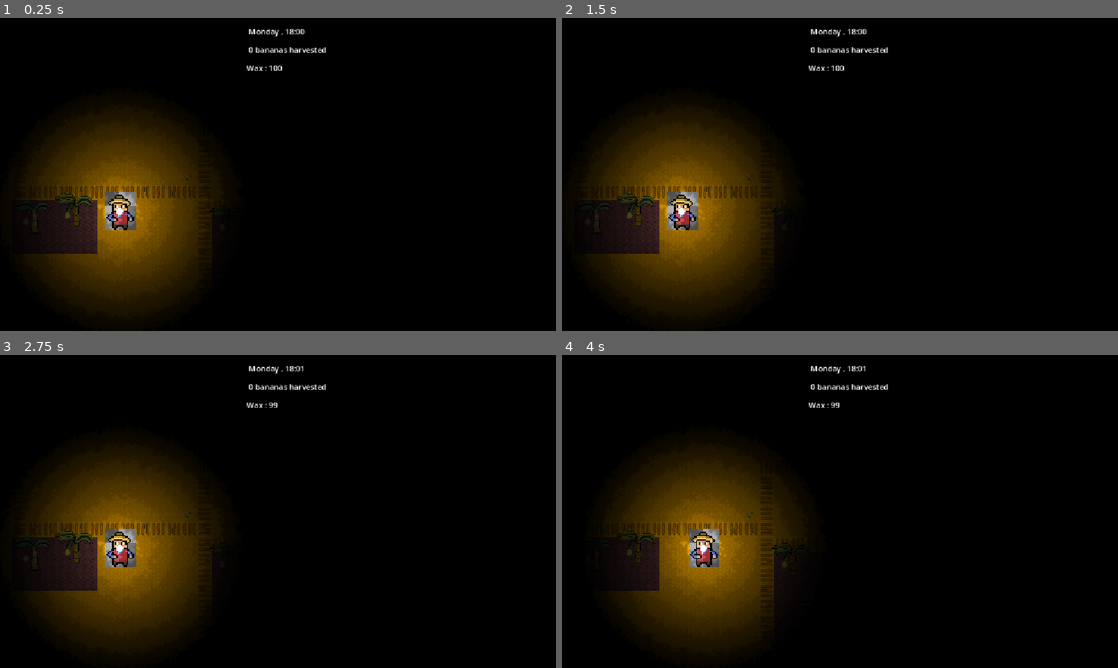
Above: before the commit, frames 1-4 (two rows, left to right).
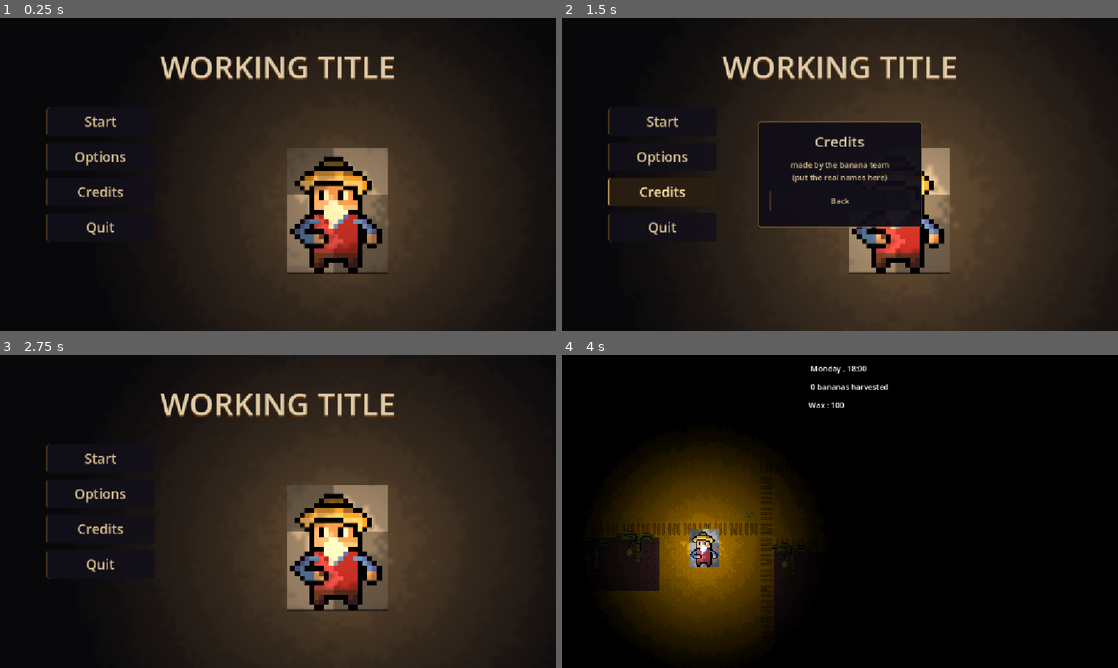
Above: after the commit, the same moments.

Repository: agoy184/BananaFarmMonkeyGhost
Game: Godot game, scene res://scenes/main_menu.tscn
The game is run twice, just before and just after one commit, with the same random seed, the same clock (stepped at 60 frames per second) and the same inputs. Before the commit the project starts from res://scenes/root.tscn.
Inputs (mouse positions are in pixels of both pictures, inside the frame that each line leads up to):
- Up to frame 1 (0.25 s): no input
- Up to frame 2 (1.5 s): click (662, 155) at 0.5 s, where only the run after the commit has a clickable "Options"; click (662, 193) at 1.25 s, where only the run after the commit has a clickable "Credits"
- Up to frame 3 (2.75 s): click (278, 536) at 2 s, where only the run after the commit has a clickable "Back"
- Up to frame 4 (4 s): click (662, 458) at 2.75 s, where only the run after the commit has a clickable "Start"; tap Enter at 3.5 s; hold Right (ui_right) from 3.53 s (still down); hold E (Interact) from 3.53 s (still down)

The runs differ from the first frame. In frame 1, 63% of the frame differs, in the area x 5-97%, y 0-100%; in frame 2, 71%, in the area x 5-100%, y 0-100%; in frame 3, 70%; in frame 4, less than 0.1%.

Commit message:
Add main menu

Diff:
--- a/project.godot
+++ b/project.godot
@@ -11,7 +11,7 @@
 [application]
 
 config/name="Banana_Project"
-run/main_scene="res://scenes/root.tscn"
+run/main_scene="res://scenes/main_menu.tscn"
 config/features=PackedStringArray("4.7", "Forward Plus")
 config/icon="res://icon.svg"
 
--- /dev/null
+++ b/scenes/main_menu.tscn
@@ -0,0 +1,294 @@
+[gd_scene format=3 uid="uid://cinrkheqcwqne"]
+
+[ext_resource type="Script" uid="uid://cu53k46jwtcjl" path="res://scripts/main_menu.gd" id="1_menu"]
+[ext_resource type="Script" uid="uid://bku5l5uauih2l" path="res://scripts/candle_flicker.gd" id="2_flick"]
+[ext_resource type="Script" uid="uid://doti6kgeef33k" path="res://scripts/ghost_cameo.gd" id="3_cameo"]
+[ext_resource type="Texture2D" uid="uid://chf8ekj540ytj" path="res://assets/temp/oldman.png" id="4_old"]
+[ext_resource type="Texture2D" uid="uid://bkyeokjr6yeau" path="res://assets/temp/monkey.png" id="5_monk"]
+[ext_resource type="Texture2D" uid="uid://xrifil2nx82a" path="res://assets/temp/light_texture_asset.png" id="6_light"]
+
+[sub_resource type="StyleBoxFlat" id="StyleBoxFlat_btn_normal"]
+content_margin_left = 18.0
+content_margin_top = 10.0
+content_margin_right = 18.0
+content_margin_bottom = 10.0
+bg_color = Color(0.07, 0.06, 0.1, 0.85)
+border_width_left = 2
+border_color = Color(0.55, 0.42, 0.2, 0.6)
+corner_radius_top_left = 4
+corner_radius_top_right = 4
+corner_radius_bottom_right = 4
+corner_radius_bottom_left = 4
+
+[sub_resource type="StyleBoxFlat" id="StyleBoxFlat_btn_pressed"]
+content_margin_left = 18.0
+content_margin_top = 10.0
+content_margin_right = 18.0
+content_margin_bottom = 10.0
+bg_color = Color(0.04, 0.03, 0.06, 0.95)
+border_width_left = 2
+border_color = Color(0.55, 0.42, 0.2, 0.6)
+corner_radius_top_left = 4
+corner_radius_top_right = 4
+corner_radius_bottom_right = 4
+corner_radius_bottom_left = 4
+
+[sub_resource type="StyleBoxFlat" id="StyleBoxFlat_btn_hover"]
+content_margin_left = 18.0
+content_margin_top = 10.0
+content_margin_right = 18.0
+content_margin_bottom = 10.0
+bg_color = Color(0.17, 0.12, 0.07, 0.9)
+border_width_left = 2
+border_color = Color(1, 0.82, 0.45, 0.9)
+corner_radius_top_left = 4
+corner_radius_top_right = 4
+corner_radius_bottom_right = 4
+corner_radius_bottom_left = 4
+
+[sub_resource type="StyleBoxFlat" id="StyleBoxFlat_panel"]
+content_margin_left = 24.0
+content_margin_top = 20.0
+content_margin_right = 24.0
+content_margin_bottom = 20.0
+bg_color = Color(0.06, 0.05, 0.09, 0.95)
+border_width_left = 2
+border_width_top = 2
+border_width_right = 2
+border_width_bottom = 2
+border_color = Color(0.55, 0.42, 0.2, 0.7)
+corner_radius_top_left = 6
+corner_radius_top_right = 6
+corner_radius_bottom_right = 6
+corner_radius_bottom_left = 6
+
+[node name="MainMenu" type="Node2D" unique_id=1733746398 node_paths=PackedStringArray("options_panel", "credits_panel")]
+script = ExtResource("1_menu")
+options_panel = NodePath("UI/Control/OptionsPanel")
+credits_panel = NodePath("UI/Control/CreditsPanel")
+
+[node name="CanvasModulate" type="CanvasModulate" parent="." unique_id=1735246114]
+color = Color(0.08, 0.08, 0.13, 1)
+
+[node name="Backdrop" type="ColorRect" parent="." unique_id=1141641402]
+offset_left = -600.0
+offset_top = -400.0
+offset_right = 1800.0
+offset_bottom = 1100.0
+color = Color(0.42, 0.38, 0.32, 1)
+
+[node name="Rancher" type="Sprite2D" parent="." unique_id=1725244493]
+position = Vector2(700, 400)
+texture = ExtResource("4_old")
+
+[node name="Candle" type="PointLight2D" parent="Rancher" unique_id=451230016]
+position = Vector2(14, -8)
+color = Color(1, 0.82, 0.55, 1)
+energy = 1.2
+texture = ExtResource("6_light")
+texture_scale = 10.0
+
+[node name="Ghost" type="Sprite2D" parent="." unique_id=1951418800]
+modulate = Color(0.55, 0.62, 0.85, 0)
+position = Vector2(950, 300)
+texture = ExtResource("5_monk")
+
+[node name="FlickerManager" type="Node" parent="." unique_id=1115368553 node_paths=PackedStringArray("candle")]
+script = ExtResource("2_flick")
+candle = NodePath("../Rancher/Candle")
+
+[node name="GhostManager" type="Node" parent="." unique_id=1622116708 node_paths=PackedStringArray("ghost")]
+script = ExtResource("3_cameo")
+ghost = NodePath("../Ghost")
+
+[node name="UI" type="CanvasLayer" parent="." unique_id=52343790]
+
+[node name="Control" type="Control" parent="UI" unique_id=2086565983]
+layout_mode = 3
+anchors_preset = 15
+anchor_right = 1.0
+anchor_bottom = 1.0
+grow_horizontal = 2
+grow_vertical = 2
+
+[node name="TitleLabel" type="Label" parent="UI/Control" unique_id=1265442310]
+layout_mode = 1
+anchors_preset = 10
+anchor_right = 1.0
+offset_top = 56.0
+offset_bottom = 140.0
+grow_horizontal = 2
+theme_override_colors/font_color = Color(0.87, 0.8, 0.66, 1)
+theme_override_colors/font_shadow_color = Color(0.4, 0.2, 0.05, 0.5)
+theme_override_constants/shadow_offset_x = 0
+theme_override_constants/shadow_offset_y = 4
+theme_override_font_sizes/font_size = 64
+text = "WORKING TITLE"
+horizontal_alignment = 1
+
+[node name="Buttons" type="VBoxContainer" parent="UI/Control" unique_id=1331707437]
+layout_mode = 1
+anchors_preset = 4
+anchor_top = 0.5
+anchor_bottom = 0.5
+offset_left = 96.0
+offset_top = -130.0
+offset_right = 320.0
+offset_bottom = 130.0
+grow_vertical = 2
+theme_override_constants/separation = 14
+
+[node name="StartButton" type="Button" parent="UI/Control/Buttons" unique_id=556208138]
+layout_mode = 2
+theme_override_colors/font_color = Color(0.85, 0.75, 0.55, 1)
+theme_override_colors/font_pressed_color = Color(0.7, 0.6, 0.4, 1)
+theme_override_colors/font_hover_color = Color(1, 0.9, 0.65, 1)
+theme_override_font_sizes/font_size = 28
+theme_override_styles/normal = SubResource("StyleBoxFlat_btn_normal")
+theme_override_styles/pressed = SubResource("StyleBoxFlat_btn_pressed")
+theme_override_styles/hover = SubResource("StyleBoxFlat_btn_hover")
+text = "Start"
+
+[node name="OptionsButton" type="Button" parent="UI/Control/Buttons" unique_id=1920630886]
+layout_mode = 2
+theme_override_colors/font_color = Color(0.85, 0.75, 0.55, 1)
+theme_override_colors/font_pressed_color = Color(0.7, 0.6, 0.4, 1)
+theme_override_colors/font_hover_color = Color(1, 0.9, 0.65, 1)
+theme_override_font_sizes/font_size = 28
+theme_override_styles/normal = SubResource("StyleBoxFlat_btn_normal")
+theme_override_styles/pressed = SubResource("StyleBoxFlat_btn_pressed")
+theme_override_styles/hover = SubResource("StyleBoxFlat_btn_hover")
+text = "Options"
+
+[node name="CreditsButton" type="Button" parent="UI/Control/Buttons" unique_id=1211121430]
+layout_mode = 2
+theme_override_colors/font_color = Color(0.85, 0.75, 0.55, 1)
+theme_override_colors/font_pressed_color = Color(0.7, 0.6, 0.4, 1)
+theme_override_colors/font_hover_color = Color(1, 0.9, 0.65, 1)
+theme_override_font_sizes/font_size = 28
+theme_override_styles/normal = SubResource("StyleBoxFlat_btn_normal")
+theme_override_styles/pressed = SubResource("StyleBoxFlat_btn_pressed")
+theme_override_styles/hover = SubResource("StyleBoxFlat_btn_hover")
+text = "Credits"
+
+[node name="QuitButton" type="Button" parent="UI/Control/Buttons" unique_id=338550131]
+layout_mode = 2
+theme_override_colors/font_color = Color(0.85, 0.75, 0.55, 1)
+theme_override_colors/font_pressed_color = Color(0.7, 0.6, 0.4, 1)
+theme_override_colors/font_hover_color = Color(1, 0.9, 0.65, 1)
+theme_override_font_sizes/font_size = 28
+theme_override_styles/normal = SubResource("StyleBoxFlat_btn_normal")
+theme_override_styles/pressed = SubResource("StyleBoxFlat_btn_pressed")
+theme_override_styles/hover = SubResource("StyleBoxFlat_btn_hover")
+text = "Quit"
+
+[node name="OptionsPanel" type="PanelContainer" parent="UI/Control" unique_id=1505160256]
+visible = false
+layout_mode = 1
+anchors_preset = 8
+anchor_left = 0.5
+anchor_top = 0.5
+anchor_right = 0.5
+anchor_bottom = 0.5
+offset_left = -170.0
+offset_top = -120.0
+offset_right = 170.0
+offset_bottom = 120.0
+grow_horizontal = 2
+grow_vertical = 2
+theme_override_styles/panel = SubResource("StyleBoxFlat_panel")
+
+[node name="OptionsBox" type="VBoxContainer" parent="UI/Control/OptionsPanel" unique_id=2141378893]
+layout_mode = 2
+theme_override_constants/separation = 16
+
+[node name="OptionsTitle" type="Label" parent="UI/Control/OptionsPanel/OptionsBox" unique_id=1692267318]
+layout_mode = 2
+theme_override_colors/font_color = Color(0.87, 0.8, 0.66, 1)
+theme_override_font_sizes/font_size = 30
+text = "Options"
+horizontal_alignment = 1
+
+[node name="VolumeRow" type="HBoxContainer" parent="UI/Control/OptionsPanel/OptionsBox" unique_id=169695017]
+layout_mode = 2
+theme_override_constants/separation = 12
+
+[node name="VolumeLabel" type="Label" parent="UI/Control/OptionsPanel/OptionsBox/VolumeRow" unique_id=1213368738]
+layout_mode = 2
+theme_override_colors/font_color = Color(0.85, 0.75, 0.55, 1)
+text = "Volume"
+
+[node name="VolumeSlider" type="HSlider" parent="UI/Control/OptionsPanel/OptionsBox/VolumeRow" unique_id=604078885]
+custom_minimum_size = Vector2(180, 0)
+layout_mode = 2
+size_flags_horizontal = 3
+size_flags_vertical = 4
+max_value = 1.0
+step = 0.05
+value = 1.0
+
+[node name="FullscreenCheck" type="CheckButton" parent="UI/Control/OptionsPanel/OptionsBox" unique_id=1102054431]
+layout_mode = 2
+theme_override_colors/font_color = Color(0.85, 0.75, 0.55, 1)
+text = "Fullscreen"
+
+[node name="OptionsBack" type="Button" parent="UI/Control/OptionsPanel/OptionsBox" unique_id=1917836653]
+layout_mode = 2
+theme_override_colors/font_color = Color(0.85, 0.75, 0.55, 1)
+theme_override_colors/font_hover_color = Color(1, 0.9, 0.65, 1)
+theme_override_styles/normal = SubResource("StyleBoxFlat_btn_normal")
+theme_override_styles/pressed = SubResource("StyleBoxFlat_btn_pressed")
+theme_override_styles/hover = SubResource("StyleBoxFlat_btn_hover")
+text = "Back"
+
+[node name="CreditsPanel" type="PanelContainer" parent="UI/Control" unique_id=124528870]
+visible = false
+layout_mode = 1
+anchors_preset = 8
+anchor_left = 0.5
+anchor_top = 0.5
+anchor_right = 0.5
+anchor_bottom = 0.5
+offset_left = -170.0
+offset_top = -110.0
+offset_right = 170.0
+offset_bottom = 110.0
+grow_horizontal = 2
+grow_vertical = 2
+theme_override_styles/panel = SubResource("StyleBoxFlat_panel")
+
+[node name="CreditsBox" type="VBoxContainer" parent="UI/Control/CreditsPanel" unique_id=2099746515]
+layout_mode = 2
+theme_override_constants/separation = 16
+
+[node name="CreditsTitle" type="Label" parent="UI/Control/CreditsPanel/CreditsBox" unique_id=2077565259]
+layout_mode = 2
+theme_override_colors/font_color = Color(0.87, 0.8, 0.66, 1)
+theme_override_font_sizes/font_size = 30
+text = "Credits"
+horizontal_alignment = 1
+
+[node name="CreditsText" type="Label" parent="UI/Control/CreditsPanel/CreditsBox" unique_id=71566898]
+layout_mode = 2
+theme_override_colors/font_color = Color(0.85, 0.75, 0.55, 1)
+text = "made by the banana team
+(put the real names here)"
+horizontal_alignment = 1
+
+[node name="CreditsBack" type="Button" parent="UI/Control/CreditsPanel/CreditsBox" unique_id=1703590835]
+layout_mode = 2
+theme_override_colors/font_color = Color(0.85, 0.75, 0.55, 1)
+theme_override_colors/font_hover_color = Color(1, 0.9, 0.65, 1)
+theme_override_styles/normal = SubResource("StyleBoxFlat_btn_normal")
+theme_override_styles/pressed = SubResource("StyleBoxFlat_btn_pressed")
+theme_override_styles/hover = SubResource("StyleBoxFlat_btn_hover")
+text = "Back"
+
+[connection signal="pressed" from="UI/Control/Buttons/StartButton" to="." method="_on_start_button_pressed"]
+[connection signal="pressed" from="UI/Control/Buttons/OptionsButton" to="." method="_on_options_button_pressed"]
+[connection signal="pressed" from="UI/Control/Buttons/CreditsButton" to="." method="_on_credits_button_pressed"]
+[connection signal="pressed" from="UI/Control/Buttons/QuitButton" to="." method="_on_quit_button_pressed"]
+[connection signal="value_changed" from="UI/Control/OptionsPanel/OptionsBox/VolumeRow/VolumeSlider" to="." method="_on_volume_slider_value_changed"]
+[connection signal="toggled" from="UI/Control/OptionsPanel/OptionsBox/FullscreenCheck" to="." method="_on_fullscreen_check_toggled"]
+[connection signal="pressed" from="UI/Control/OptionsPanel/OptionsBox/OptionsBack" to="." method="_on_back_button_pressed"]
+[connection signal="pressed" from="UI/Control/CreditsPanel/CreditsBox/CreditsBack" to="." method="_on_back_button_pressed"]
--- /dev/null
+++ b/scripts/candle_flicker.gd
@@ -0,0 +1,23 @@
+extends Node
+#makes the menu candle flicker like a real flame
+
+@export var candle : PointLight2D
+
+#the resting brightness and size of the flame
+@export var base_energy := 1.2
+@export var base_scale := 10.0
+#how far the flicker can wander from the base values
+@export var flicker_amount := 0.15
+#how often the flame picks a new flicker target, per second
+@export var flicker_speed := 8.0
+
+var target := 1.0
+var current := 1.0
+
+func _process(delta):
+	#sometimes we pick a new target, and every frame we drift toward it
+	if randf() < flicker_speed * delta:
+		target = 1.0 + randf_range(-flicker_amount, flicker_amount)
+	current = lerpf(current, target, 10.0 * delta)
+	candle.energy = base_energy * current
+	candle.texture_scale = base_scale * current
--- /dev/null
+++ b/scripts/ghost_cameo.gd
@@ -0,0 +1,40 @@
+extends Node
+#every now and then the monkey ghost shows up at the edge of the light
+
+@export var ghost : Sprite2D
+
+#how long between two apparitions, picked at random
+@export var min_wait := 4.0
+@export var max_wait := 10.0
+#how long the ghost takes to fade in and out, and how long it stays
+@export var fade_time := 1.5
+@export var stay_time := 2.0
+#how transparent the ghost is at most
+@export var ghost_alpha := 0.7
+#how far from its starting spot the ghost is allowed to appear
+@export var wander := 150.0
+
+var timer := 0.0
+var wait := 5.0
+var home := Vector2.ZERO
+
+func _ready():
+	home = ghost.position
+	ghost.modulate.a = 0.0
+	wait = randf_range(min_wait, max_wait)
+
+func _process(delta):
+	timer += delta
+	if timer >= wait:
+		timer = 0.0
+		#the next wait also covers the time the ghost spends on screen
+		wait = randf_range(min_wait, max_wait) + fade_time * 2 + stay_time
+		apparition()
+
+func apparition():
+	#move somewhere near home, then fade in, stay a bit, fade back out
+	ghost.position = home + Vector2(randf_range(-wander, wander), randf_range(-wander, wander))
+	var tween = create_tween()
+	tween.tween_property(ghost, "modulate:a", ghost_alpha, fade_time)
+	tween.tween_interval(stay_time)
+	tween.tween_property(ghost, "modulate:a", 0.0, fade_time)
--- /dev/null
+++ b/scripts/main_menu.gd
@@ -0,0 +1,34 @@
+extends Node2D
+#the main menu, handles the buttons and the two small panels
+
+@export var options_panel : PanelContainer
+@export var credits_panel : PanelContainer
+
+func _on_start_button_pressed():
+	get_tree().change_scene_to_file("res://scenes/root.tscn")
+
+func _on_options_button_pressed():
+	credits_panel.hide()
+	options_panel.visible = !options_panel.visible
+
+func _on_credits_button_pressed():
+	options_panel.hide()
+	credits_panel.visible = !credits_panel.visible
+
+func _on_quit_button_pressed():
+	get_tree().quit()
+
+#the slider goes from 0 to 1
+func _on_volume_slider_value_changed(value):
+	AudioServer.set_bus_volume_db(AudioServer.get_bus_index("Master"), linear_to_db(value))
+
+func _on_fullscreen_check_toggled(toggled_on):
+	if toggled_on:
+		DisplayServer.window_set_mode(DisplayServer.WINDOW_MODE_FULLSCREEN)
+	else:
+		DisplayServer.window_set_mode(DisplayServer.WINDOW_MODE_WINDOWED)
+
+#both panels share the same back button behaviour
+func _on_back_button_pressed():
+	options_panel.hide()
+	credits_panel.hide()
Not shown, added: scripts/candle_flicker.gd.uid
Not shown, added: scripts/ghost_cameo.gd.uid
Not shown, added: scripts/main_menu.gd.uid
